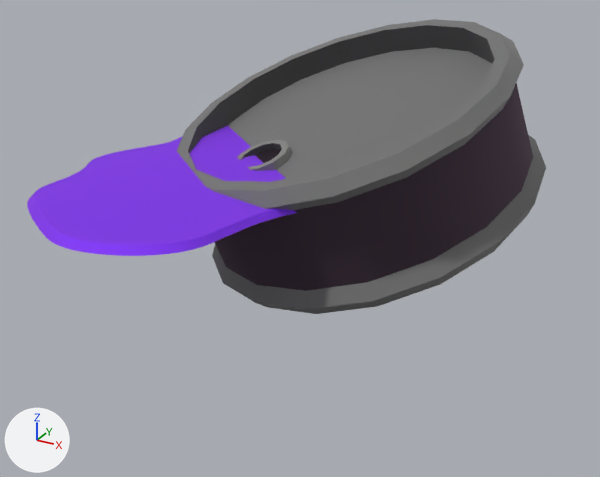
Before and after pictures for a commit that changed the FBX model codename_avocado/Assets/Models/tile/adorn_barrel_03.fbx.
Rendered twice from a 50 mm lens placed at (0.647, -1.003, 0.403), pointed at (0.078, 0.032, -0.114). The lights are fixed; the arrows at lower left show +X, +Y and +Z. The first picture is the older version.

Names of what the first picture shows: 'tile_obstacle_toxic_barrel01.007'.
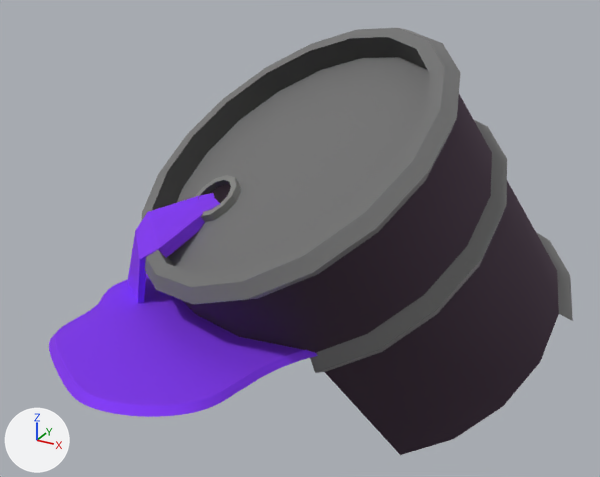
Edits to the scene script, one JSON object a line:
```json
{"block": "me_mesh_003", "where": "# used by ob_tile_obstacle_toxic_barrel01_007; location = (0.0, 0.0, 0.0)"}
{"op": "remove", "block": "me_mesh_003", "code": "me_mesh_003.from_pydata(...)  # 1889 vertices, 2000 faces; spans x -0.211..0.408, y -0.354..0.425, z -0.191..0.188"}
{"op": "add", "block": "me_mesh_003", "code": "me_mesh_003.from_pydata(...)  # 1954 vertices, 2063 faces; spans x -0.198..0.467, y -0.372..0.482, z -0.433..0.187"}
{"block": "me_mesh_003", "change": "me_mesh_003 part 1: the loose piece of 48 vertices spanning x -0.018..0.071, y -0.034..0.054, z -0.01..0.035 is multiplied about its middle by the matrix ((0.884, 0.468, 0.002), (-0.432, 0.817, -0.383), (-0.181, 0.338, 0.924)), then moved by (-0.079, -0.012, -0.074)"}
{"block": "me_mesh_003", "change": "me_mesh_003 part 2: the loose piece of 1697 vertices spanning x -0.211..0.23, y -0.354..0.195, z 0.0..0.009 is moved by (0.023, -0.018, -0.203)"}
{"block": "me_mesh_003", "change": "me_mesh_003 part 3: the loose piece of 144 vertices spanning x -0.168..0.408, y -0.153..0.425, z -0.191..0.188 is rebuilt with 159 vertices and now spans x -0.198..0.467, y -0.216..0.482, z -0.433..0.187"}
{"block": "me_mesh_003", "change": "me_mesh_003 part 4: a new loose piece of 50 vertices spanning x -0.17..-0.025, y -0.145..0.034, z -0.202..-0.058, in mat_01___default_009 (picture img_palette_tga)"}
```

Boxes (x1, y1, x2, y2) around the edits, measured in the pictures (600 x 477 px; the box of a moved part takes in the faces that stretch with it):
```json
{"object": "tile_obstacle_toxic_barrel01.007", "change": "reshaped", "before": [27, 19, 546, 314], "after": [49, 28, 573, 455], "on screen": "45% taller"}
{"part": 1, "of": "me_mesh_003", "change": "moved or reshaped", "before": [237, 140, 291, 171], "after": [195, 175, 241, 222]}
{"part": 2, "of": "me_mesh_003", "change": "moved or reshaped", "before": [27, 125, 297, 256], "after": [49, 274, 318, 417]}
{"part": 3, "of": "me_mesh_003", "change": "rebuilt", "before": [177, 19, 546, 314], "after": [141, 28, 573, 455], "on screen": "17% wider, 45% taller"}
{"part": 4, "of": "me_mesh_003", "change": "added", "after": [127, 193, 220, 304], "on screen": "purple"}
```
